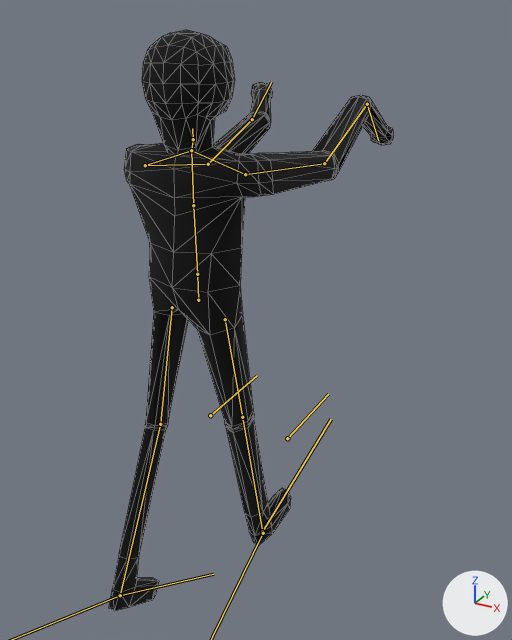
An edit to the glTF model imports/creepy.gltf, drawn before and after from the same camera.
One viewpoint serves both versions: a camera (50 mm lens) standing at (2.35, -3.55, 3.82) and looking at (0.0, 0.71, 1.69). The lights are fixed; the arrows at lower right show +X, +Y and +Z. Both versions are drawn at frame 75 of the action 'chasing'; the numbers are the values there. The bones that bend it are drawn over the model as lines. Mesh edges are drawn as thin lines.

Objects in the first picture: 'Body'.
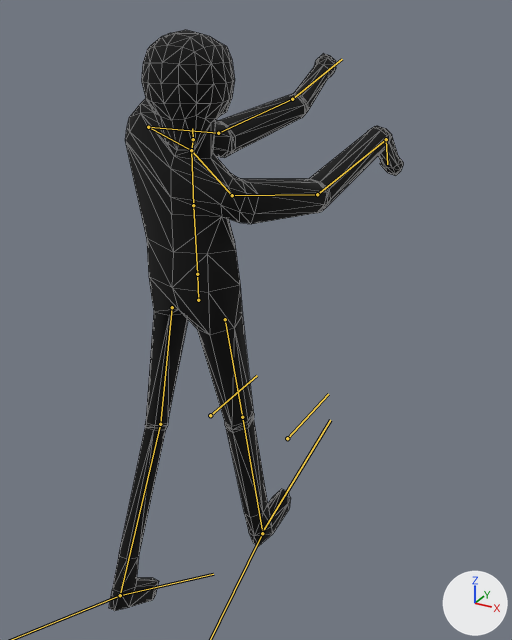
Pixel boxes (x1, y1, x2, y2) of what changed, in the pictures (512 x 640 px):
```json
{"object": "Body", "change": "posed", "before": [109, 30, 393, 611], "after": [109, 30, 403, 611]}
{"bone": "Shoulder.L", "before": "(191, 150) to (145, 165)", "after": "(191, 150) to (148, 127)"}
{"bone": "Shoulder.R", "before": "(191, 150) to (245, 174)", "after": "(191, 150) to (232, 195)"}
{"bone": "Hand.R", "before": "(367, 104) to (378, 140)", "after": "(386, 139) to (387, 164)"}
```

Edits to the scene script, one JSON object a line:
```json
{"block": "bone_chest", "where": "bone_chest = bpy.data.objects['Armature'].pose.bones['Chest']  # child of 'Torso'"}
{"op": "set", "path": "bone_chest.rotation_quaternion", "old": "(1.0, 0.0, 0.0, 0.0)", "new": "(1.0, 0.0, -0.023, 0.0)", "note": "degrees (0, 0, 0) -> degrees (0, -3, 0)"}
{"block": "bone_shoulder_l", "where": "bone_shoulder_l = bpy.data.objects['Armature'].pose.bones['Shoulder.L']  # child of 'Chest'"}
{"op": "set", "path": "bone_shoulder_l.rotation_quaternion", "old": "(0.998, -0.066, -0.023, 0.006)", "new": "(0.95, 0.018, 0.027, 0.311)", "note": "degrees (-8, -3, 1) -> degrees (3, 2, 36)"}
{"block": "bone_shoulder_r", "where": "bone_shoulder_r = bpy.data.objects['Armature'].pose.bones['Shoulder.R']  # child of 'Chest'"}
{"op": "set", "path": "bone_shoulder_r.rotation_quaternion", "old": "(0.999, 0.032, -0.011, 0.003)", "new": "(0.979, -0.012, 0.017, 0.201)", "note": "degrees (4, -1, 0) -> degrees (-1, 2, 23)"}
{"block": "bone_hand_r", "where": "bone_hand_r = bpy.data.objects['Armature'].pose.bones['Hand.R']  # child of 'Arm2.R'"}
{"op": "set", "path": "bone_hand_r.rotation_quaternion", "old": "(0.911, -0.032, 0.125, 0.392)", "new": "(0.902, -0.031, 0.131, 0.409)", "note": "degrees (2, 15, 47) -> degrees (3, 15, 49)"}
```
